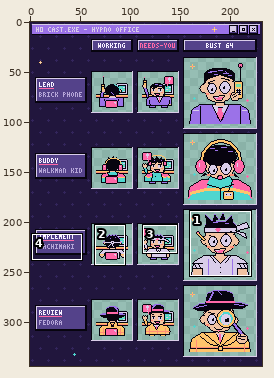
Pixel-art file -- art/cast/hypno/sheet.aseprite. The picture above shows the old version from afar; the outline marks the close-up.
Close-up. Old version:
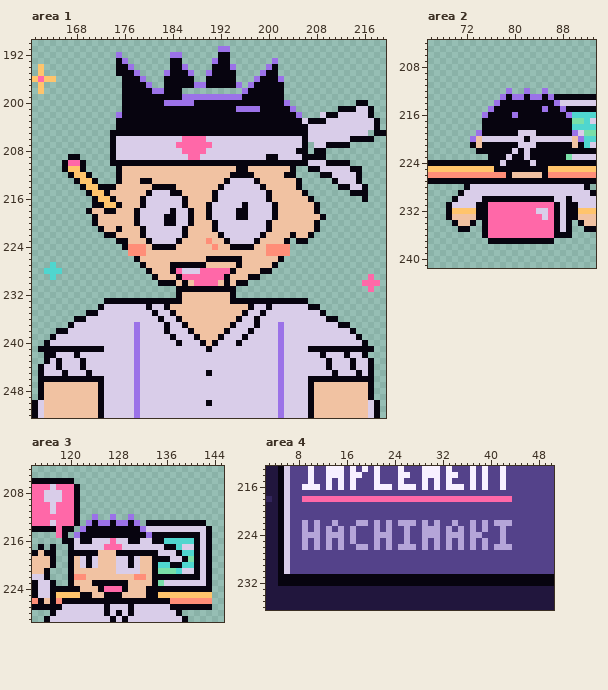
232x344 pixels, 1 frame. Shown: area 1: x 161..219, y 190..252; area 2: x 66..93, y 204..241; area 3: x 114..145, y 204..229; area 4: x 3..50, y 213..236. The commit also changed other parts of the picture, which this record leaves out.
The same view after the edit:
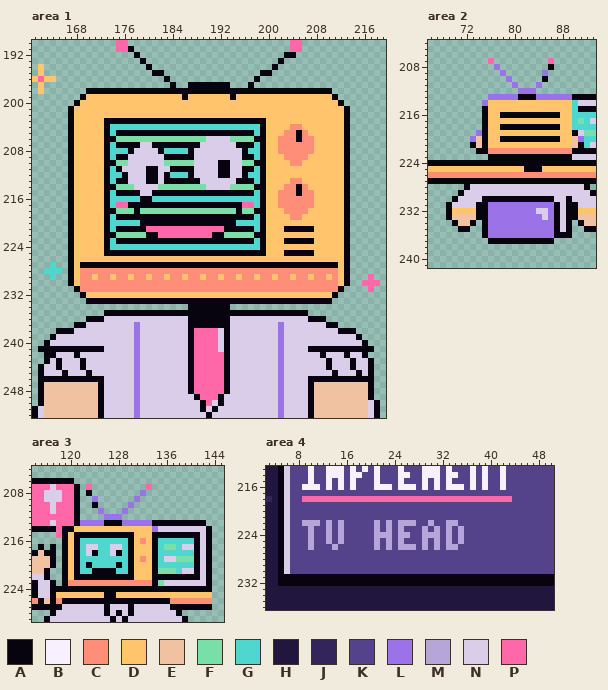
Palette (. is transparent): A #07040f  B #f7f0ff  C #ff8e78  D #ffc46c  E #f1c2a2  F #79dfa8  G #4fd6cf  H #21163d  J #33255c  K #54428a  L #9b72e8  M #b5a5d8  N #d9cde9  P #ff68a8
Change:
Changed rows in their new state; - is an unchanged pixel.
Area 1:
first column x 161:
190 --------------PP---------------------------PP--------------
191 --------------PPA--------------..----------PP--------------
192 --------------.--A-----..------..---------AA---------------
193 --------------..--A----..-----...-------.A-----------------
194 --------------...--A---...----....-----.-------------------
195 --------------....--AA.....--.....----A-.------------------
196 ---------------....----....--.....---A....-----------------
197 ---------------.....--.-..-AA----..-A.....-----------------
198 ---------AAAAAA-----AA---AAAAAAAAAAA------AAAAAAAA---------
199 --------ADDDDDDDDDDDDDDDDADDDDDDDADDDDDDDDDDDDDDDDA--------
200 -------ADDDDDDDDDDDDDDDDDDDDDDDDDDDDDDDDDDDDDDDDDDDA--..---
201 ------ADDDDDDDDDDDDDDDDDDDDDDDDDDDDDDDDDDDDDDDDDDDDD-....--
202 ------ADDDDDDDDDDDDDDDDDDDDDDDDDDDDDDDDDDDDDDDDDDDDDA....--
203 ------ADDDDDAA-------------------------DDDDDDDDDDDDDA.....-
204 ------ADDDDDAGGGGGGGGGGGGGGGGGGGGGGGGG-DDDDCCDDDDDDDA.....-
205 ------ADDDDDAG-----------------------G-DDDCC-CDDDDDDA...-..
206 ------ADDDDDA-FFFFFFFFFFFFFFF----FFFFAADDCCCACCDDDDDA....--
207 ------ADDDDDAGAAAA--AAAAAAAANN----AAAGADDCCCCCCDDDDD-------
208 ------ADDDDDAGGGA----AGGGGANN------AGGADDCCCCCCDDDDDA------
209 -------DDDDDAGAA------AAAAAN-------AAGADDDCCCCDDDDDDA------
210 -----.ADDDDDA-FFNNNNNNFFFFFNNNN--NNFF--DDDDCCDDDDDDD-------
211 -----.A-DDDDAG-NNNNAANNAAAANNNNAANN-AGADDDDDDDDDDDDDA..----
212 ---------DDDAGGANNNAANAGGGANNNNAANN-GGADDDDDDDDDDDDDA..----
213 ------AD--DDAG-ANNN-ANAAAAAANNNNN-AAAGADDDDCCDDDDDDDA..----
214 ------ADD--D--FFFNNNNFFFFFFFFNNN-FFFFA-DDDCC-CDDDDDD-...---
215 ------ADDD---GAAAANNAAA--AAAAA-AAAAAAGADDCCCACCDDDDDA...---
216 ------ADDDD-AGGGGG-AGGGGGGGGGGGGGGGGGGADDCCCCCCDDDDDA--.---
217 ------ADDDDDAGPPAA-AAAAAA-AAA-AAAAAPPGADDCCCCCCDDDDDA------
218 ------ADDDDD--FFF-FFFFFFFFFFFFFFFF-FFAADDDCCCCDDDDDDA------
219 ------ADDDDDAGAAA-AAAA--AA-AA-AAAA--AGADDDDCCDDDDDDDA------
220 ------ADDDDDAGGGGGAAAA--AA-AAA-AAAGGGGADDDDDDDDDDDDDA------
221 ------ADDDDDAG-AAA-PPPPPPPPPPPPPAAAAAGADDDAAAAADDDDDA------
222 ------ADDDDD--FFFFFAAPPPPPPPPPA-FFFFFA-DDDDDDDDDDDDDA------
223 ------ADDDDDAG--AAA-AAAA-AAAAAAA-AAAAGADDD-A--ADDDDDA------
224 ------ADDDDDAGGGGGGGGGGGGGGGGGGGGGGGGGADDDDDDDDDDDDDA------
225 ------ADDDDDAAAAAAAAAAAAAAAAAAAAAAAAAAADDDAAAAADDDDDA------
226 ------ADDDDDDDDDDDDDDDDDDDDDDDDDDDDDDDDDDDDDDDDDDDDDA------
227 ------ADAAAAAAAAAA-AAAA------AAAAA-AAAAA-AAAAAAAAAADA------
228 ------ADCCCCCCCCCCCCCCCCCCCCCCCCCCCCCCCCCCCCCCCCCCCDA------
229 ------ADCCDCCDCCDCCDCCDCCDCCDCCDCCDCCDCCDCCDCCDCCDCDA------
230 ------ADCCCCCCCCCCCCCCCCCCCCCCCCCCCCCCCCCCCCCCCCCCCDA------
231 -------ACCCCCCCCCCCCCCCCCCCCCCCCCCCCCCCCCCCCCCCCCCCA-------
232 --------ADDDDDDDDDDDDDDDDDDDDDDDDDDDDDDDDDDDDDDDDDA--------
233 ---------AAA-------------AAAAAAAA-------------AAAA---------
234 -----------...............AAAAAAA...............-----------
235 ---------...AAAAAAAA-AA-AAAAAAAAAAA-AA-AAAAAAA...----------
236 -------..AAA---------N--NNAAAAAAANN--N--------AAA..--------
237 ------.AA-------------N--NAAAAAAAN---N-----------AA..------
238 ------A---------------N----PPPPN----N--------------AA------
239 -----------------------N--APPPPNA--N-----------------------
240 ------------------------N-APPPP-A-N------------------------
241 --------------------------APPPP-A--------------------------
242 --------------------------APPPPPA--------------------------
243 --------------------------APPPPPA--------------------------
244 --------------------------APPPPPA--------------------------
245 --------------------------APPPPPA--------------------------
246 --------------------------APPPPPA--------------------------
247 --------------------------APPPPPA--------------------------
248 --------------------------APPPPPA--------------------------
249 ---------------------------APPPA---------------------------
250 .A--------------------------AP-A---------------------------
251 ----------------------------A-A----------------------------
252 -----------------------------A-----------------------------
Area 2:
first column x 75:
207 -P---------P----
208 --L--------A----
209 ---L------L-----
210 ----L-----A-----
211 -----L---L------
212 ----.-L-L-.-----
213 -LL-L-A-A-L-LLL-
214 LDDDDDDDDDDDDDDG
215 ADDDDDDDDDDDDDDG
216 ADD--A-------DD-
217 -DDDDDDDDDDDDDDG
218 -DD----------DD-
219 -DDDDDDDDDDDDDDA
220 ADDAAAA-AAAAADD-
221 -DDDDDDDDDDDDDD-
222 -CCCCCCCCCCCCCC-
223 ----A--A------A-
224 ---A----A-------
225 --DDDDD---D-----
226 ----CCCCCCC-----
first column x 76:
231 LLLLLLLLLLL
232 LLLLLLLL--L
233 LLLLLLLLL-L
234 LLLLLLLLLLL
235 LLLLLLLLLLL
236 LLLLLLLLLLL
Area 3:
first column x 119:
207 ----P---------P------
208 ----A--------L-------
209 -----L------L--------
210 -----A-----L---------
211 ------L---L----------
212 -----.-L-L-.---------
213 ---L-L-A-A-L-LL------
214 --DDDDDDDDDDDDDL-----
215 -DA---------DDD------
216 -DAGGGGGGGG-DCD-G----
217 ADAG--GGNNGADDDAGFF--
218 AD-GN-GGN-G-DDD-GGGG-
219 ADAGGGGGGGG-DCD-GN-FF
220 ADAG-GGGGAG-DDD---GG-
221 ADAGGAAAAGGADDD------
222 ADAAAAAAAAAADDD------
223 ACCCCCCCCCCCCCC------
224 ---AAA-AAA-AAA-------
225 ---DDDD--DDDDDDD-----
Area 4:
first column x 9:
222 -M--MKM--KK---------KMK-M---K-K-KKK
223 KMK-----K-------MK---K------K-K--K-
224 K-K--K--K-------M--------K--KK---K-
225 KMK-----K-------MK----------K-K--K-
226 KMK-KMK--KK--------------MK-K-K-KKK
Pixel boxes of the changes (left, top, right, bottom) in both close-ups:
changed: (62, 40, 386, 418)
changed: (32, 400, 44, 406)
changed: (482, 58, 578, 178)
changed: (488, 202, 554, 238)
changed: (62, 484, 188, 598)
changed: (302, 520, 368, 550)
changed: (398, 520, 512, 550)
